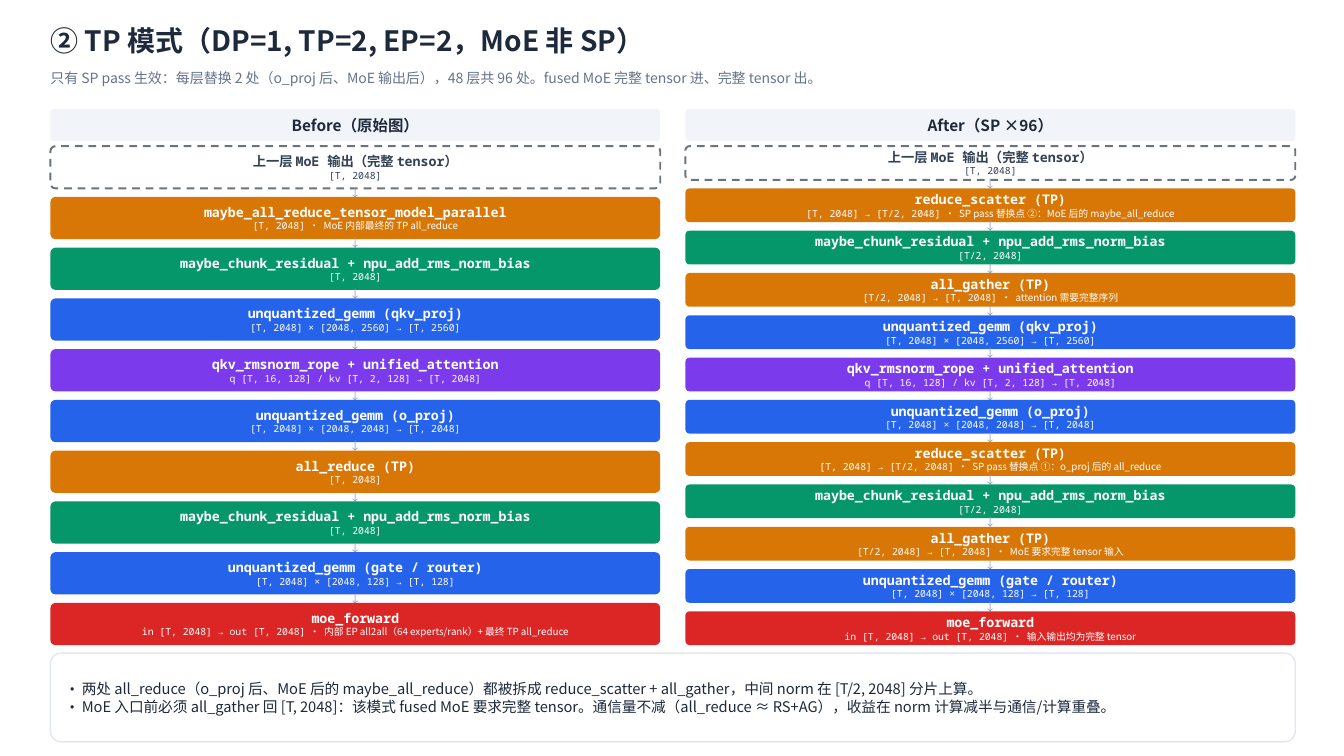
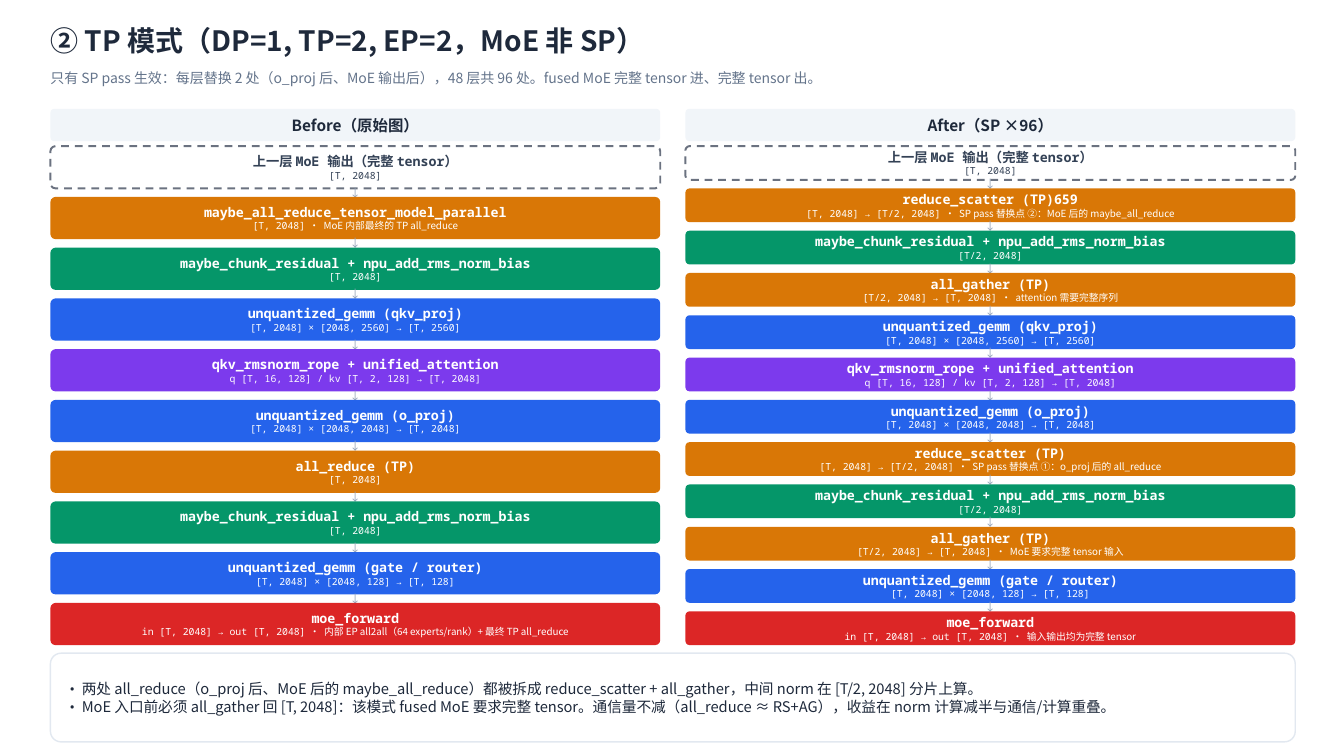
Before and after one commit to MmMmaru/vllm-ascend-workspace, a slide deck: slide 3 of docs/sp_moe_pass.pptx. Drawn at 1344x756 pixels with LibreOffice and Linux fonts; fonts in the diff are those of the drawing. Boxes give left, top, right and bottom in pixels: in the first picture for what was removed or moved away, otherwise in the second. Text is boxed around its words. In the diff, an @@ line names an element or a change of style, - is before the commit and + after.

```diff
--- a/docs/sp_moe_pass.pptx
+++ b/docs/sp_moe_pass.pptx
@@ text in rounded rectangle at [903, 194, 1078, 209]: text changed @@
-reduce_scatter (TP)
+reduce_scatter (TP)659
```
Also in this commit, not shown: 36 other files.
